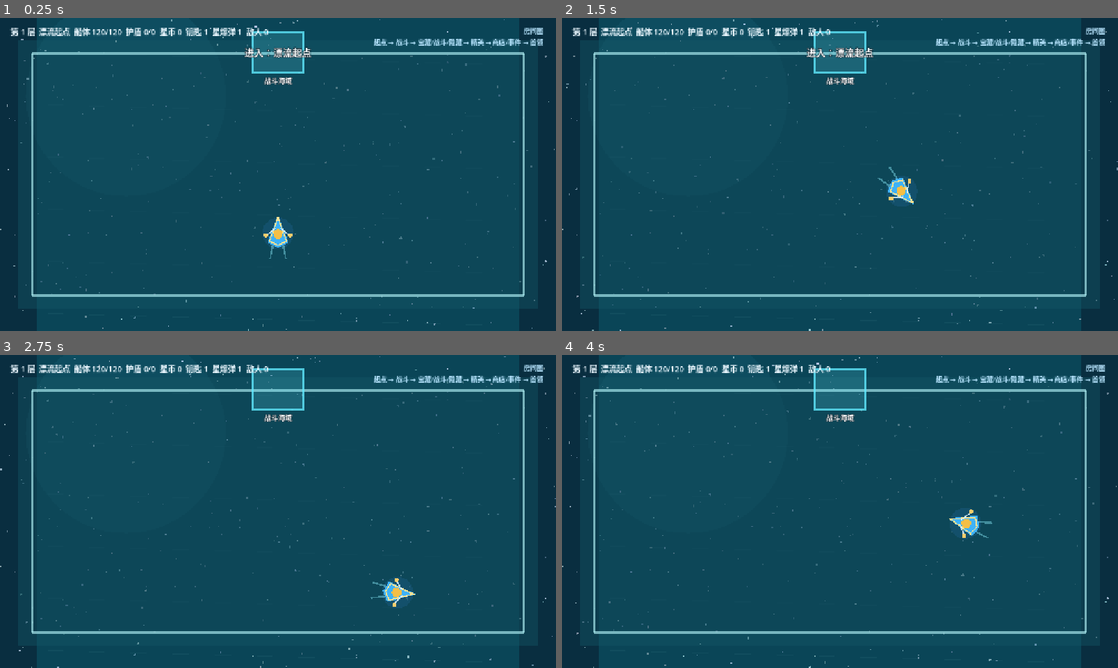
Above: before the commit, frames 1-4 (two rows, left to right).
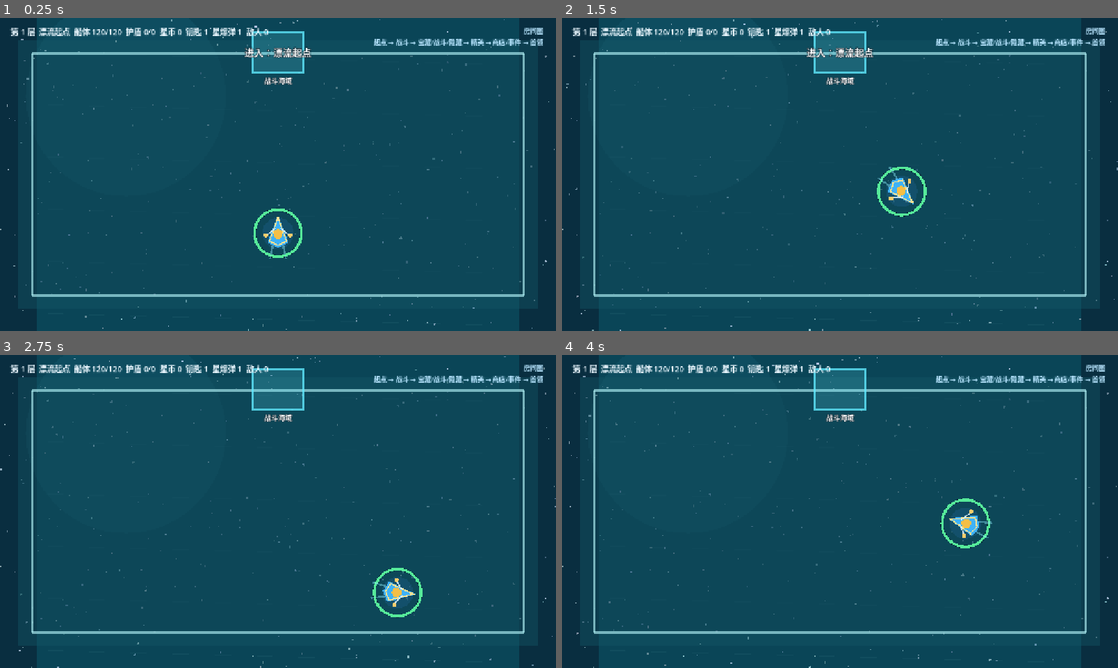
Above: after the commit, the same moments.

Repository: Xxxxs2/Genshin-td2
Game: Godot game, scene res://scenes/Main.tscn
Two runs of this game, one before a commit and one after it. Both use one fixed random seed, a clock stepped at 60 frames per second and the inputs below.
Inputs:
- Up to frame 1 (0.25 s): no input
- Up to frame 2 (1.5 s): tap Enter at 0.5 s; hold D (move_right) 0.53-1.28 s; hold Shift (boost) 0.53-1.28 s; hold S (move_down) from 1.28 s (still down); tap Shift (boost) at 1.35 s
- Up to frame 3 (2.75 s): release S (move_down) at 2.03 s; hold D (move_right) from 2.03 s (still down); hold Shift (boost) from 2.03 s (still down)
- Up to frame 4 (4 s): release D (move_right) at 2.78 s; release Shift (boost) at 2.78 s; hold W (move_up) 2.78-3.53 s; tap Shift (boost) at 2.85 s; hold A (move_left) from 3.53 s (still down); hold Shift (boost) from 3.53 s (still down)

The runs differ from the first frame. In frame 1, 0.3% of the frame differs, in the area x 45-55%, y 60-77%; in frame 2, 0.3%, in the area x 56-66%, y 47-64%; in frame 3, 0.3%; in frame 4, 0.3%.

Commit message:
Document random room templates and add status rings

Diff:
--- a/scripts/PlayerShip.gd
+++ b/scripts/PlayerShip.gd
@@ -123,8 +123,16 @@
 		hull = Color(1.0, 1.0, 1.0, 0.85)
 	if aura_damage > 0.0:
 		draw_arc(Vector2.ZERO, aura_radius, 0.0, TAU, 96, Color(0.55, 0.92, 1.0, 0.18), 3.0)
-	if shield_charges > 0:
-		draw_arc(Vector2.ZERO, 47.0, -PI * 0.75, PI * 0.75, 48, Color(0.55, 0.88, 1.0, 0.76), 4.0)
+	var health_ratio := clampf(health / maxf(1.0, max_health), 0.0, 1.0)
+	draw_arc(Vector2.ZERO, 54.0, -PI * 0.5, PI * 1.5, 72, Color(0.02, 0.12, 0.16, 0.72), 7.0)
+	draw_arc(Vector2.ZERO, 54.0, -PI * 0.5, -PI * 0.5 + TAU * health_ratio, 72, Color(0.35, 0.95, 0.62, 0.96), 6.0)
+	if max_shield_charges > 0:
+		var segment_gap := deg_to_rad(8.0)
+		var segment_size := (TAU - segment_gap * max_shield_charges) / max_shield_charges
+		for i in range(max_shield_charges):
+			var segment_start := -PI * 0.5 + i * (segment_size + segment_gap)
+			var shield_color := Color(0.52, 0.9, 1.0, 0.95) if i < shield_charges else Color(0.22, 0.45, 0.56, 0.28)
+			draw_arc(Vector2.ZERO, 45.5, segment_start, segment_start + segment_size, 24, shield_color, 4.0)
 	draw_circle(Vector2.ZERO, 36.0, Color(0.16, 0.43, 0.68, 0.22))
 	draw_polygon([
 		Vector2(0, -42),
Not shown, changed: README.md
Not shown, changed: docs/miliastra_blueprint.md
